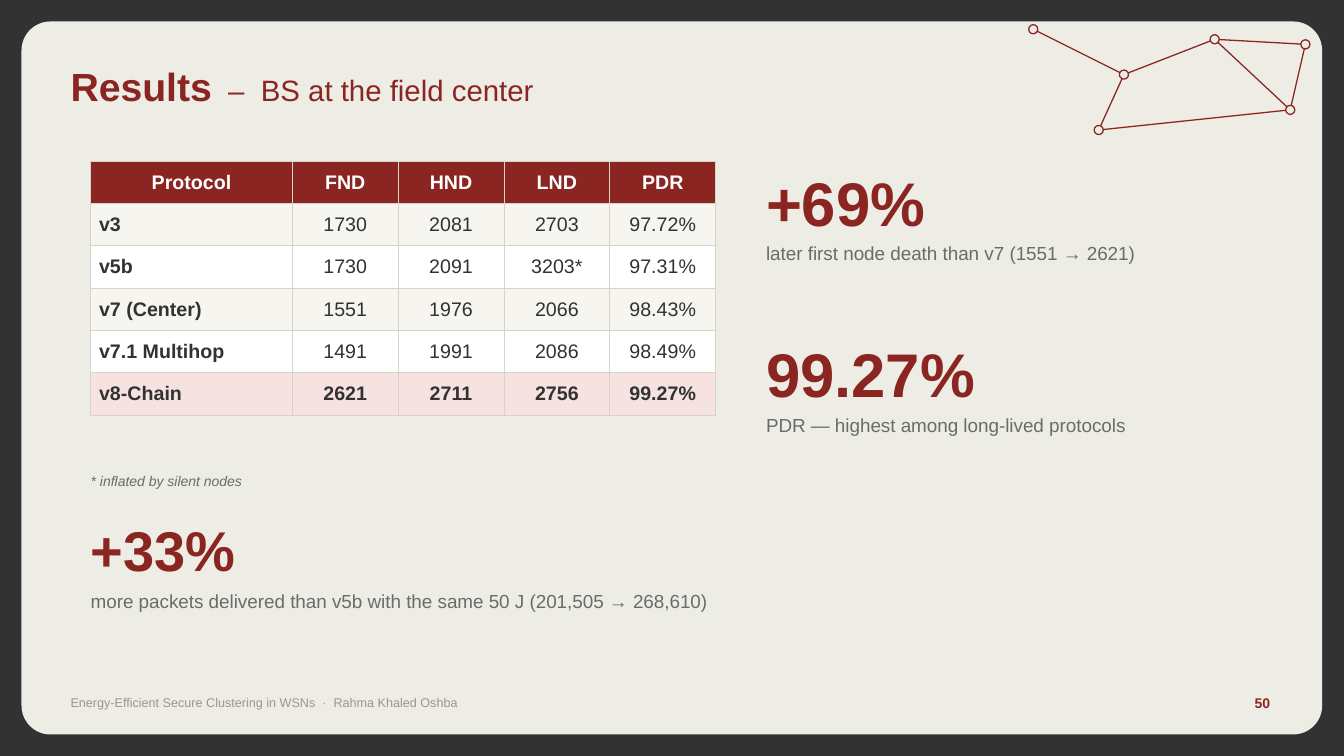
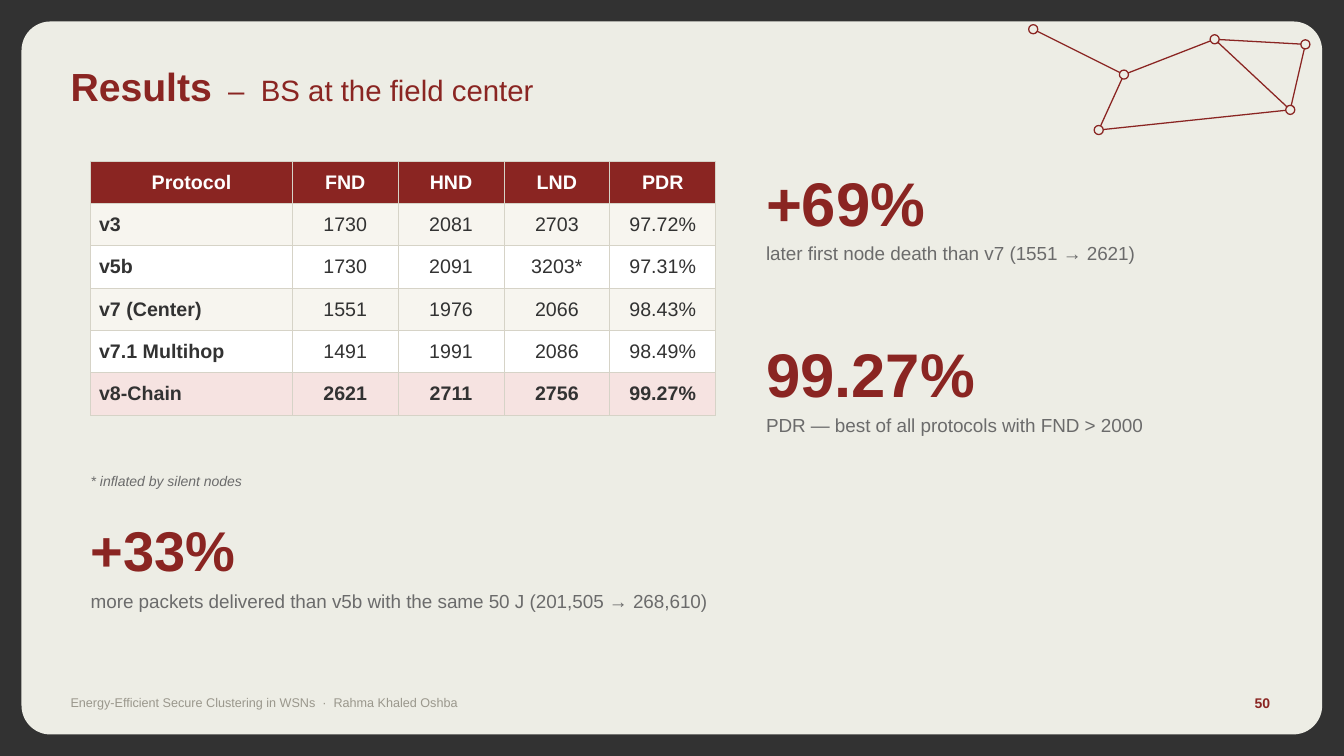
Before and after one commit to RahmaOshba/Routing-Protocols, a slide deck: slide 50 of thesis-final/Thesis_Defense_v8-Chain.pptx. Drawn at 1344x756 pixels with LibreOffice and Linux fonts; fonts in the diff are those of the drawing. Boxes give left, top, right and bottom in pixels: in the first picture for what was removed or moved away, otherwise in the second. Text is boxed around its words. In the diff, an @@ line names an element or a change of style, - is before the commit and + after.

```diff
--- a/thesis-final/Thesis_Defense_v8-Chain.pptx
+++ b/thesis-final/Thesis_Defense_v8-Chain.pptx
@@ text at <box>766,418,1143,436</box>: text changed @@
-PDR — highest among long-lived protocols
+PDR — best of all protocols with FND > 2000
```
Also in this commit, not shown: 5 other slides changed, 19 other files.
